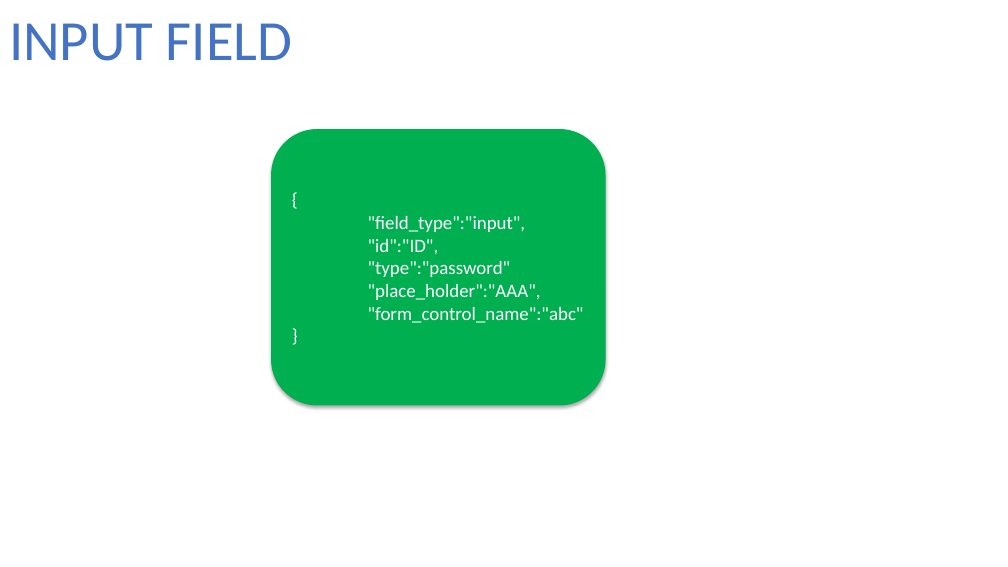
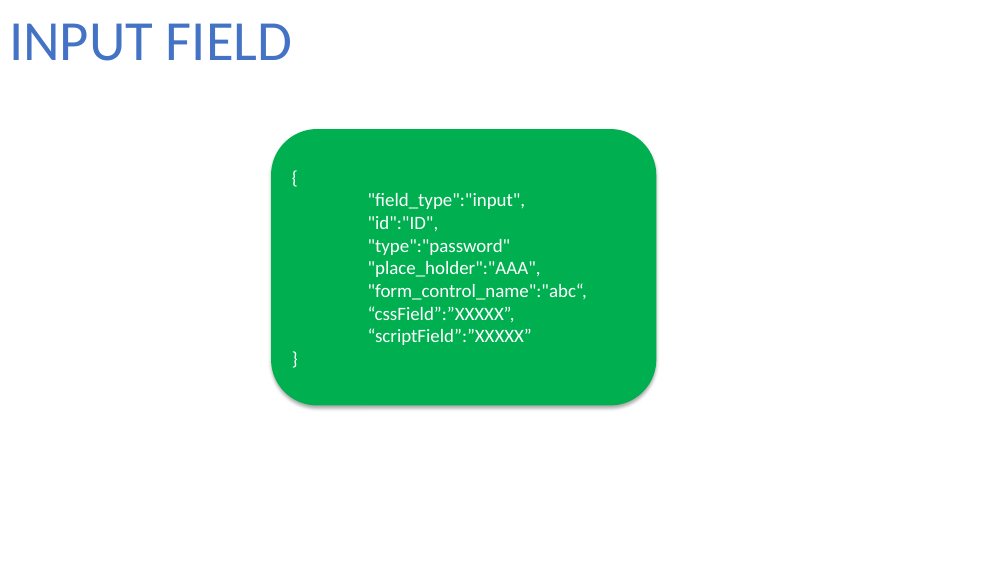
Before and after one commit to fxanhkhoa/Generator_ReactiveForm, a slide deck: slide 2 of Documents/design/JsonForField.pptx. Drawn at 1008x567 pixels with LibreOffice and Linux fonts; fonts in the diff are those of the drawing. Boxes give left, top, right and bottom in pixels: in the first picture for what was removed or moved away, otherwise in the second. Text is boxed around its words. In the diff, an @@ line names an element or a change of style, - is before the commit and + after.

Commit message:
-fix something in input field
- fixed css field in json
- fixed script field in json

```diff
--- a/Documents/design/JsonForField.pptx
+++ b/Documents/design/JsonForField.pptx
@@ rounded rectangle "{": place and size @@
-rounded rectangle "{" at (271, 129, 606, 406)
+rounded rectangle "{" at (271, 129, 657, 406)
@@ text in rounded rectangle at (368, 283, 587, 345): text changed @@
-"form_control_name":"abc"
+"form_control_name":"abc“,
+“cssField”:”XXXXX”,
+“scriptField”:”XXXXX”
```
Also in this commit, not shown: 2 other files.
